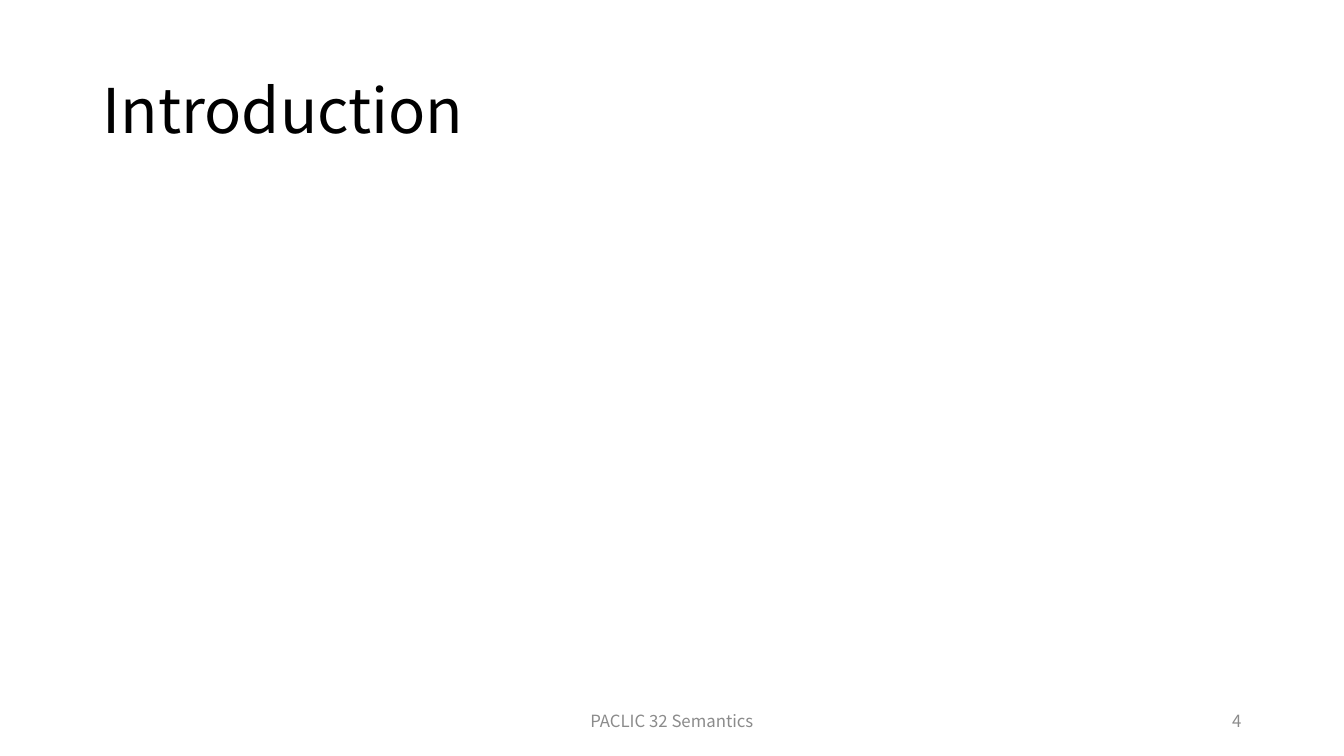
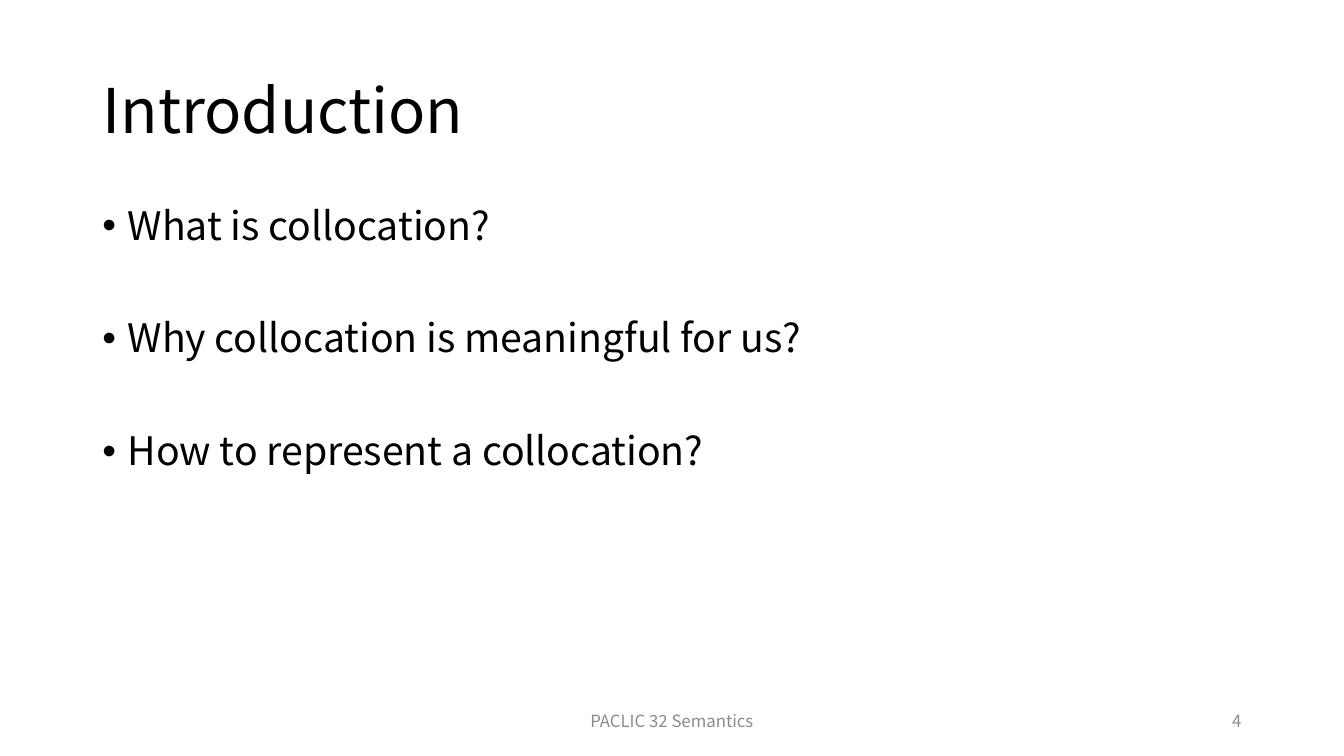
Before and after one commit to xiabo0816/Chinese_MWEs_Representation, a slide deck: slide 4 of PACLIC 32 Semantics session.pptx. Drawn at 1344x756 pixels with LibreOffice and Linux fonts; fonts in the diff are those of the drawing. Boxes give left, top, right and bottom in pixels: in the first picture for what was removed or moved away, otherwise in the second. Text is boxed around its words. In the diff, an @@ line names an element or a change of style, - is before the commit and + after.

```diff
--- a/PACLIC 32 Semantics session.pptx
+++ b/PACLIC 32 Semantics session.pptx
@@ text added at (128, 208, 801, 474), 28 pt, text #000000 @@
+• What is collocation?
+  • Why collocation is meaningful for us?
+• How to represent a collocation?
```
Also in this commit, not shown: 3 other slides changed, 2 slides added, 1 other file.
